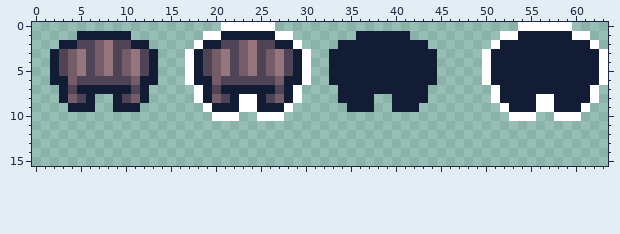
Pixel-art sprite -- sprites/wood_stool/wood_stool.png. That is the earlier state.
The file is 64x16 pixels.
Once edited:
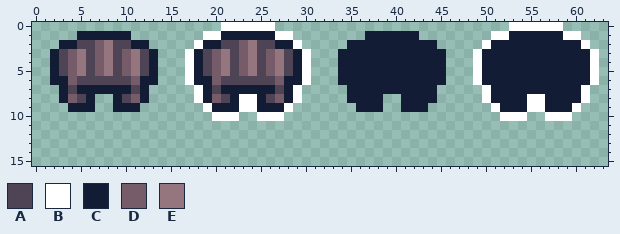
Palette (. is transparent): A #4f4356  B #ffffff  C #121d35  D #765b69  E #95757e
From old to new:
@@ x 31..63 @@
- 0 .......................BBBBBB....
- 1 .....CCCCCC..........BBCCCCCCBB..
- 2 ...CCCCCCCCCC.......BCCCCCCCCCCB.
- 3 ..CCCCCCCCCCCC.....BCCCCCCCCCCCCB
- 4 ..CCCCCCCCCCCC.....BCCCCCCCCCCCCB
- 5 ..CCCCCCCCCCCC.....BCCCCCCCCCCCCB
- 6 ..CCCCCCCCCCCC.....BCCCCCCCCCCCCB
- 7 ...CCCCCCCCCC.......BCCCCCCCCCCB.
- 8 ...CCCC..CCCC.......BCCCCBBCCCCB.
- 9 ....CCC..CCC.........BCCCBBCCCB..
-10 ......................BBB..BBB...
+ 0 ......................BBBBBB.....
+ 1 ......CCCCCC........BBCCCCCCBB...
+ 2 ....CCCCCCCCCC.....BCCCCCCCCCCB..
+ 3 ...CCCCCCCCCCCC...BCCCCCCCCCCCCB.
+ 4 ...CCCCCCCCCCCC...BCCCCCCCCCCCCB.
+ 5 ...CCCCCCCCCCCC...BCCCCCCCCCCCCB.
+ 6 ...CCCCCCCCCCCC...BCCCCCCCCCCCCB.
+ 7 ....CCCCCCCCCC.....BCCCCCCCCCCB..
+ 8 ....CCCC..CCCC.....BCCCCBBCCCCB..
+ 9 .....CCC..CCC.......BCCCBBCCCB...
+10 .....................BBB..BBB....
 11 .................................
